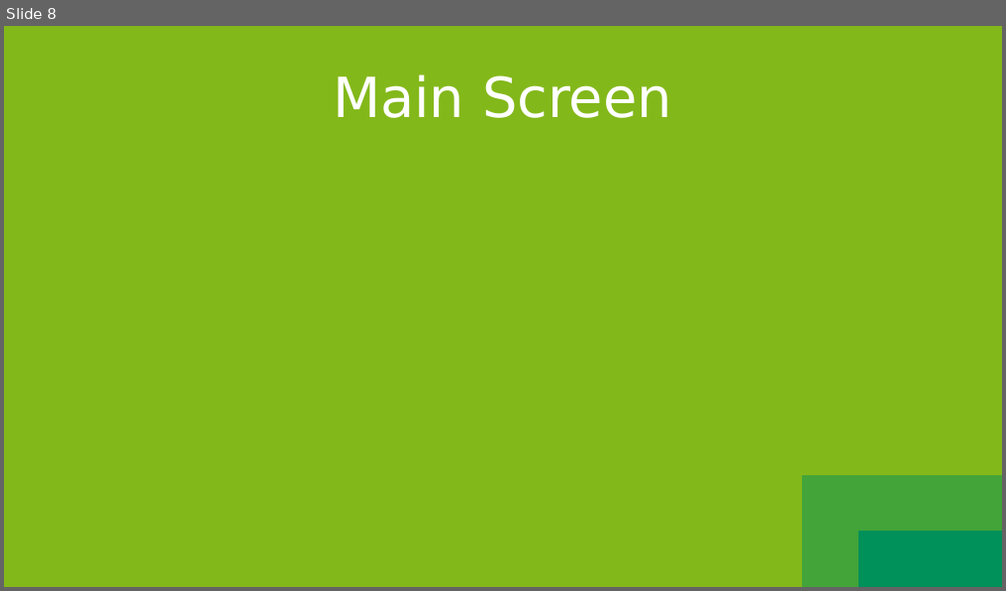
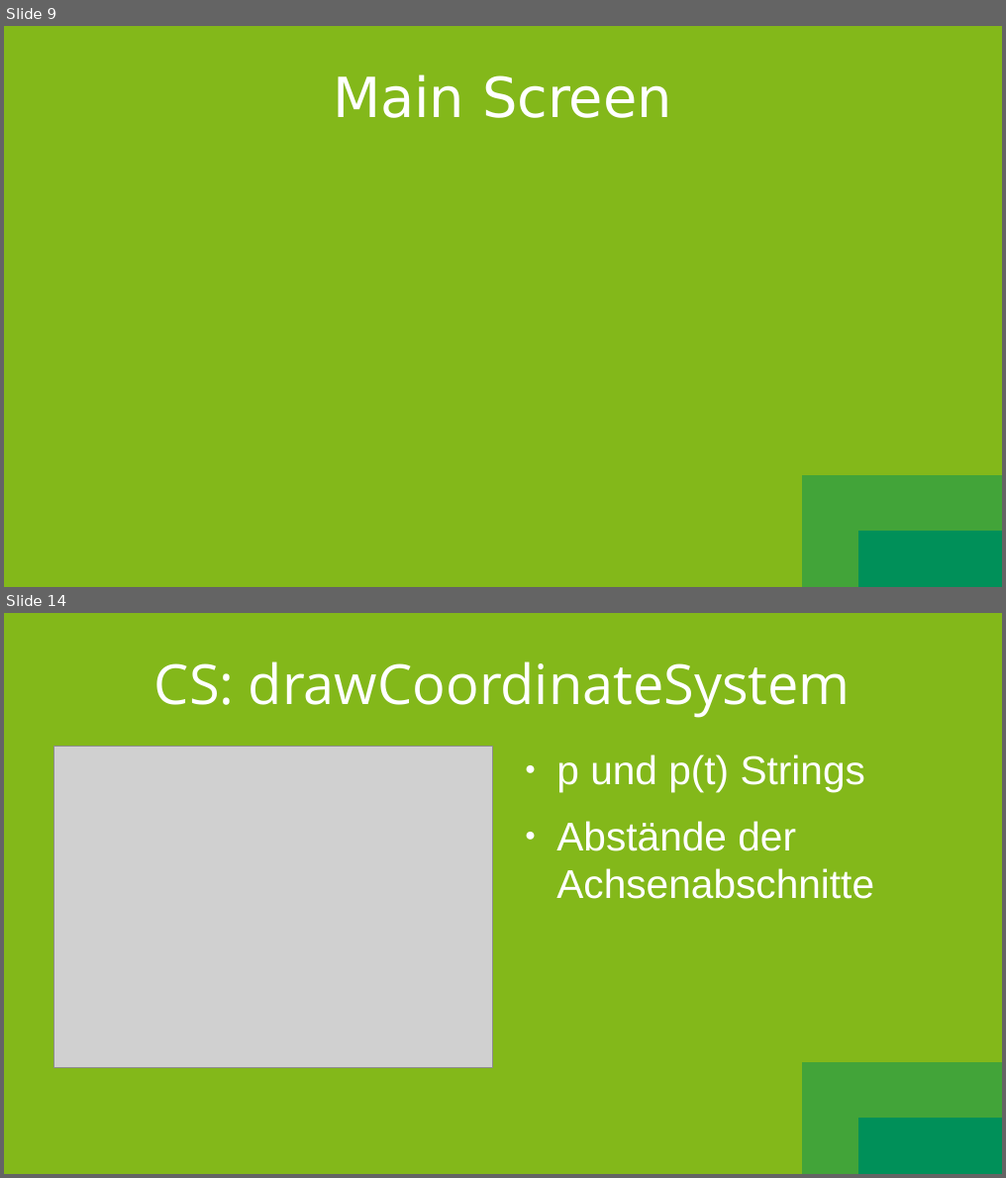
Before and after one commit to SootDan/LanchesterModell, a slide deck: Prasentation.odp. Shown one above the other, each under a label of ours: slide 8 before the commit, slides 9 and 14 after it; the slides between them are not shown. The pictures are 1006x591 and 1006x1178 pixels, drawn with LibreOffice and Linux fonts; fonts in the diff are those of the drawing; grey boxes stand for pictures. Boxes give left, top, right and bottom in pixels: in the first picture for what was removed or moved away, otherwise in the second. Text is boxed around its words. In the diff, an @@ line names an element or a change of style, - is before the commit and + after.

```diff
--- a/Prasentation.odp
+++ b/Prasentation.odp
@@ slide 14 added at [4, 613, 1002, 1174], background gradient #009059 to #42A439 to #83B81A @@
@@ title added at [154, 662, 850, 718], 44 pt, text #FFFFFF @@
+CS: drawCoordinateSystem
@@ picture added at [54, 746, 492, 1067] @@
@@ text added at [556, 755, 874, 899], 32 pt, text #FFFFFF @@
+● p und p(t) Strings
+● Abstände der Achsenabschnitte
@@ what was slide 8 is now slide 9 @@
```
Also in this commit, not shown: 6 other slides added, 1 slide removed.
